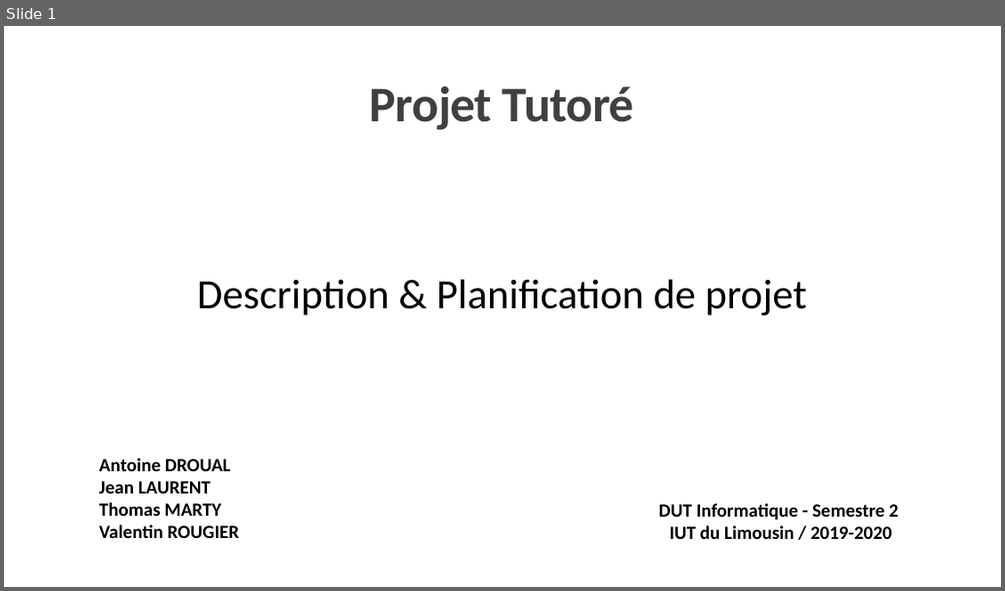
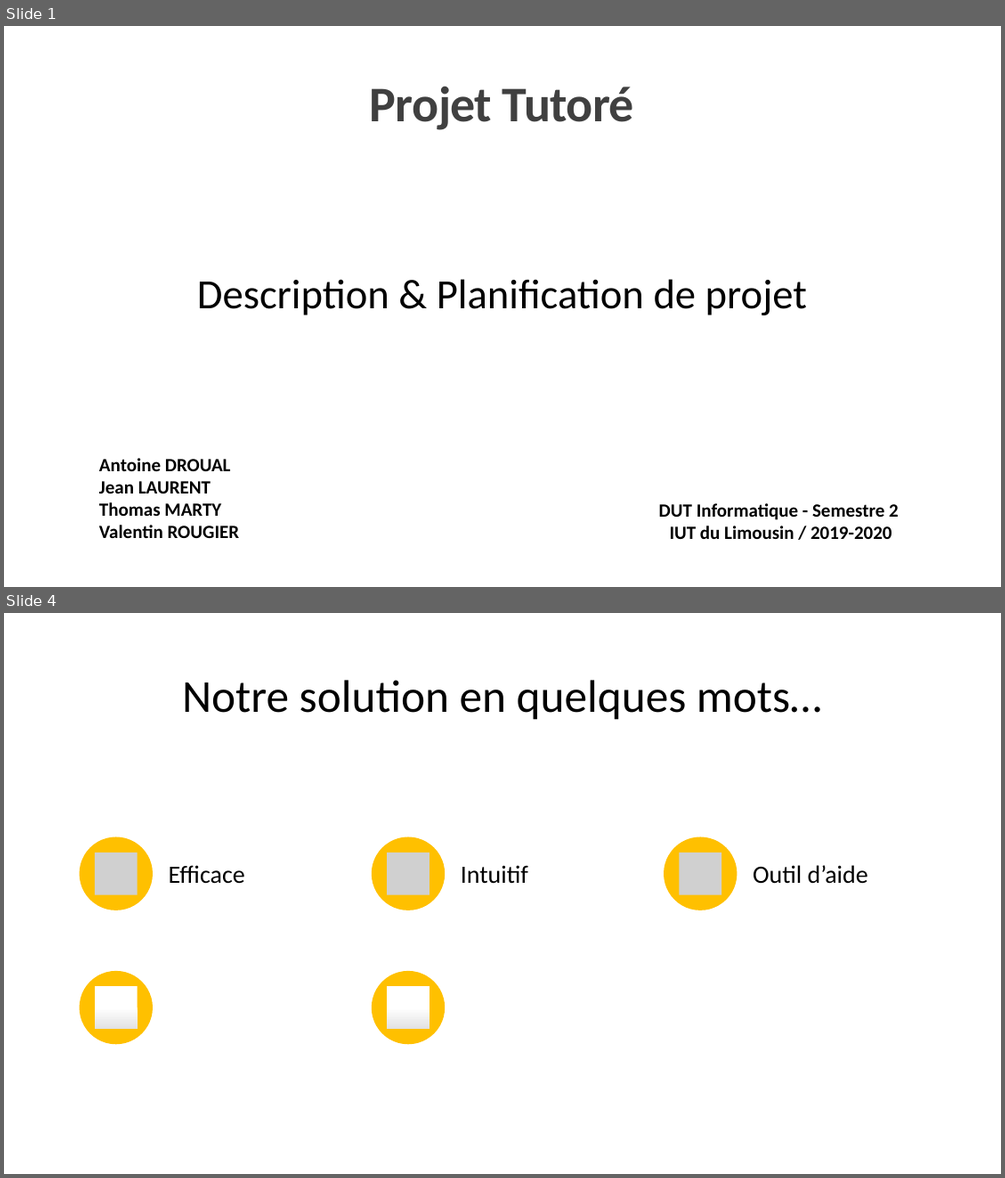
Before and after one commit to jeanlrnt/Projet_PILAF, a slide deck: Presentation_03_06_2020.pptx. Shown one above the other, each under a label of ours: slide 1 before the commit, slides 1 and 4 after it; the slides between them are not shown. The pictures are 1005x591 and 1005x1178 pixels, drawn with LibreOffice and Linux fonts; fonts in the diff are those of the drawing; grey boxes stand for pictures. Boxes give left, top, right and bottom in pixels: in the first picture for what was removed or moved away, otherwise in the second. Text is boxed around its words. In the diff, an @@ line names an element or a change of style, - is before the commit and + after.

```diff
--- a/Presentation_03_06_2020.pptx
+++ b/Presentation_03_06_2020.pptx
@@ slide 4 added at bbox=[4, 613, 1001, 1174], background #FFFFFF @@
@@ title added at bbox=[182, 680, 822, 720], 44 pt, text #000000 @@
+Notre solution en quelques mots…
@@ group added at bbox=[80, 836, 925, 1044]: 5 ellipses, 3 pictures, 3 frees, 2 rectangles @@
+Efficace
+Intuitif
+Outil d’aide
```
Also in this commit, not shown: 1 slide changed, 1 other slide added, 1 slide removed.
